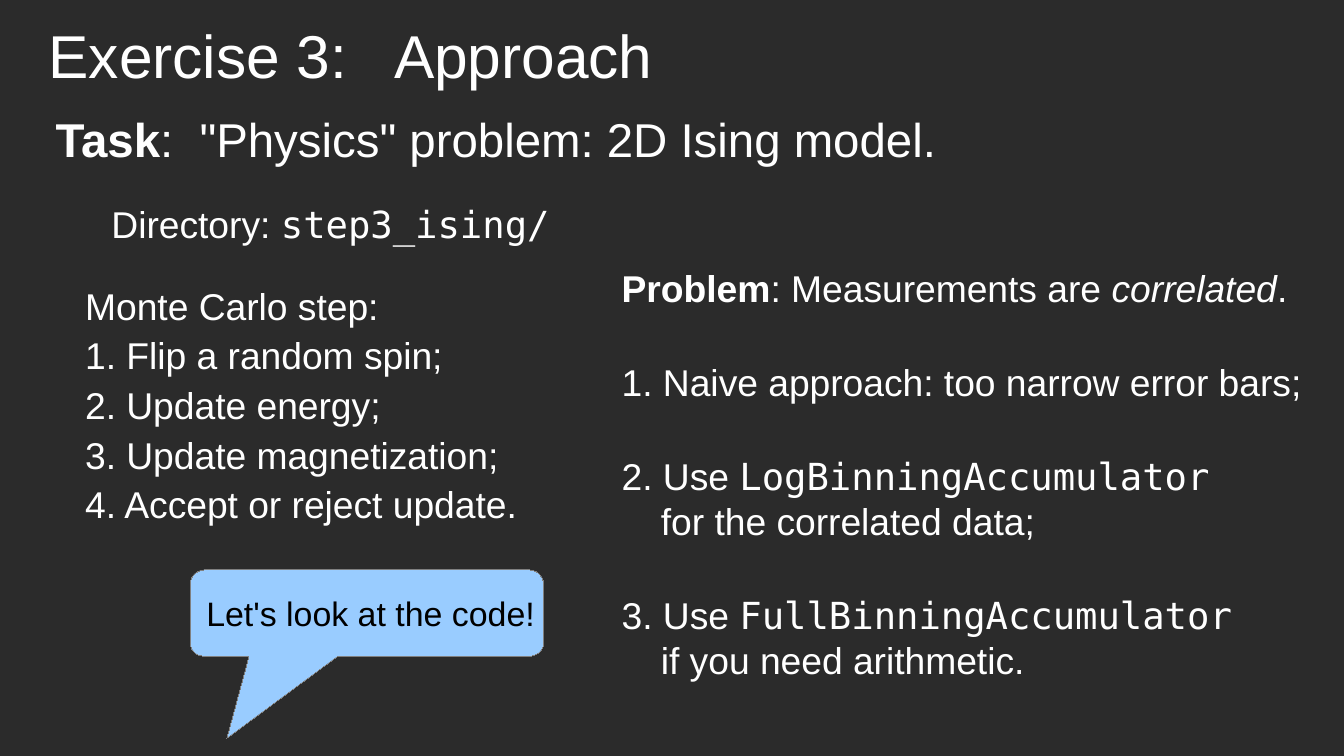
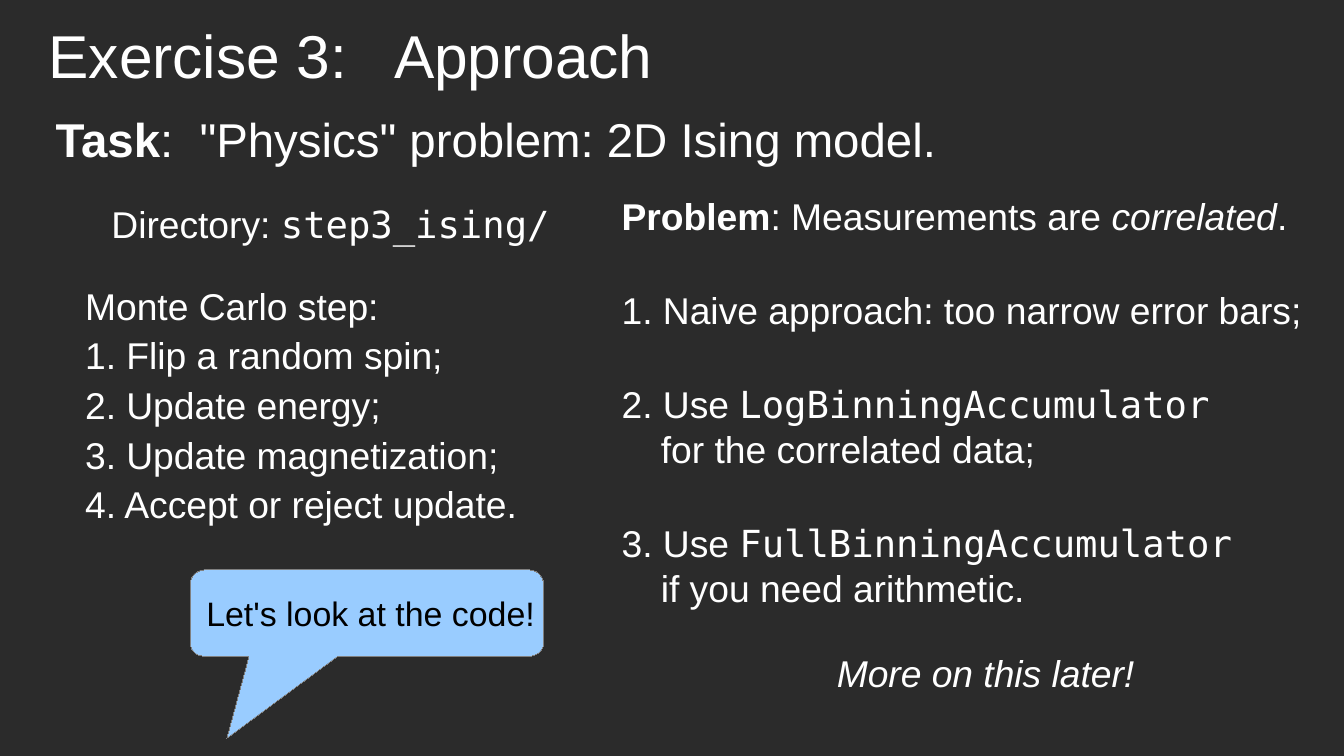
Before and after one commit to ALPSCore/Tutorial2, a slide deck: slide 20 of talk/overview.odp (slide 21 before the commit). Drawn at 1344x756 pixels with LibreOffice and Linux fonts; fonts in the diff are those of the drawing; background and template pictures are left out; a plain dark background stands for a picture behind light text. Boxes give left, top, right and bottom in pixels: in the first picture for what was removed or moved away, otherwise in the second. Text is boxed around its words. In the diff, an @@ line names an element or a change of style, - is before the commit and + after.

```diff
--- a/talk/overview.odp
+++ b/talk/overview.odp
@@ text "Problem: Measurements are correlated.": place and size @@
-text "Problem: Measurements are correlated." at <box>622,275,1302,682</box>
+text "Problem: Measurements are correlated." at <box>622,203,1302,610</box>
@@ text added at <box>837,660,1135,688</box>, 22 pt, text #FFFFFF, italic @@
+More on this later!
```
Also in this commit, not shown: 6 other slides changed, 2 slides added, 2 slides removed, 23 other files.
